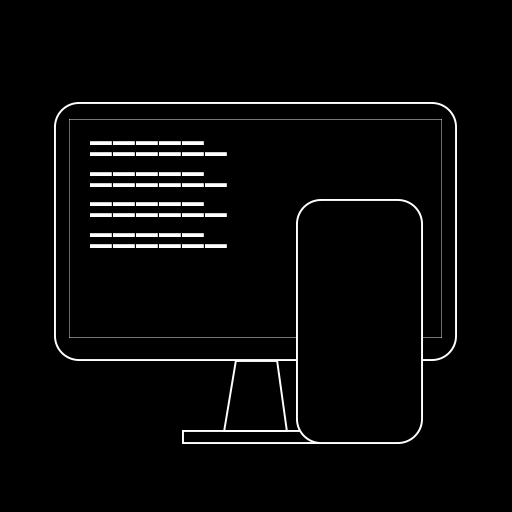
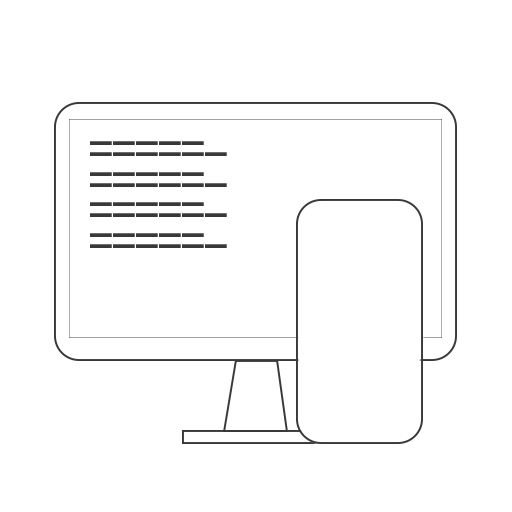
Revision of a layered 512 x 512 image; what changed, layer by layer:
added group "Group 1" with 13 layers above "Layer 1" over (54, 102, 457, 444)
moved "______ copy 2" (1st of 2, in "Group 1") into group "Group 1" over (90, 244, 227, 248)
moved "_____ copy 2" (1st of 2, in "Group 1") into group "Group 1" over (90, 233, 204, 237)
moved "______ copy 2" (2nd of 2, in "Group 1") into group "Group 1" over (90, 213, 227, 217)
moved "_____ copy 2" (2nd of 2, in "Group 1") into group "Group 1" over (90, 202, 204, 206)
moved "______ copy" into group "Group 1" over (90, 183, 227, 187)
moved "_____ copy" into group "Group 1" over (90, 172, 204, 176)
moved "______" into group "Group 1" over (90, 152, 227, 156)
moved "_____" into group "Group 1" over (90, 141, 204, 145)
moved "Rounded Rectangle 2" into group "Group 1", painted on it over (296, 199, 423, 444)
moved "Rectangle 3" into group "Group 1", painted on it, unmasked it over (182, 430, 329, 444)
moved "Rectangle 2" into group "Group 1" over (223, 360, 288, 432)
moved "Rectangle 1" into group "Group 1", painted on it, unmasked it over (69, 119, 442, 338)
moved "Rounded Rectangle 1" into group "Group 1", painted on it, unmasked it over (54, 102, 457, 361)
hid "Layer 1" over (0, 0, 512, 512)
